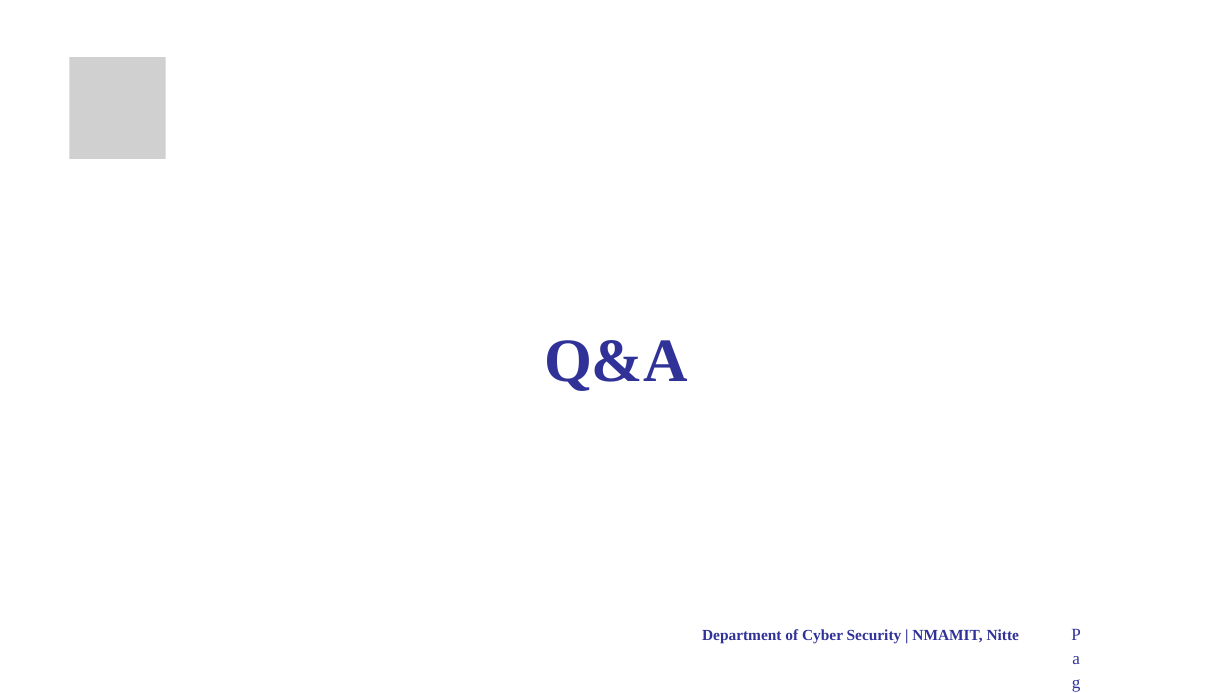
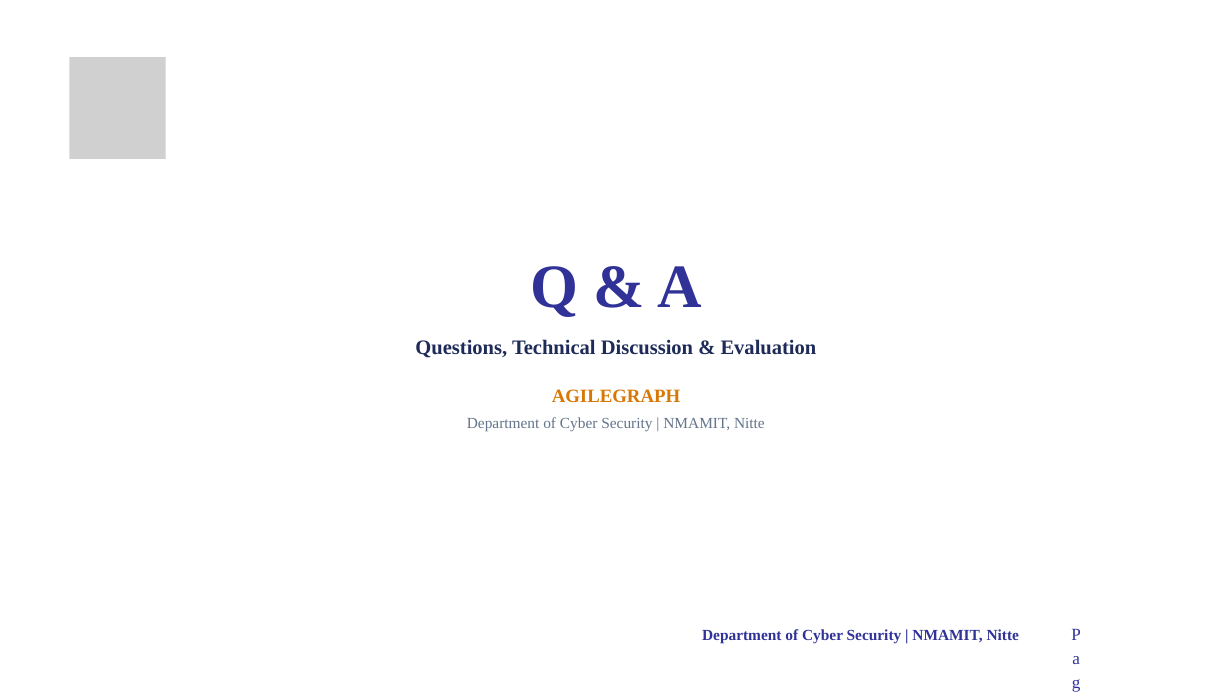
Before and after one commit to spoorthi2615/agilegraph--major-project, a slide deck: slide 21 of docs/AGILEGRAPH_PROJECT_PHASE_2_PRESENTATION_FORMAT_COMPLIANT.pptx. Drawn at 1232x693 pixels with LibreOffice and Linux fonts; fonts in the diff are those of the drawing; grey boxes stand for pictures; background and template pictures are left out. Boxes give left, top, right and bottom in pixels: in the first picture for what was removed or moved away, otherwise in the second. Text is boxed around its words. In the diff, an @@ line names an element or a change of style, - is before the commit and + after.

Commit message:
feat(presentation): convert slides to simple understandable cards matching NMAMIT format

```diff
--- a/docs/AGILEGRAPH_PROJECT_PHASE_2_PRESENTATION_FORMAT_COMPLIANT.pptx
+++ b/docs/AGILEGRAPH_PROJECT_PHASE_2_PRESENTATION_FORMAT_COMPLIANT.pptx
@@ text added at (x1=415, y1=266, x2=817, y2=432), 24 pt, text #1E2B58, bold @@
+Q & A
+Questions, Technical Discussion & Evaluation
+AGILEGRAPH
+Department of Cyber Security | NMAMIT, Nitte
@@ text removed at (x1=544, y1=340, x2=688, y2=391) @@
-Q&A
```
Also in this commit, not shown: 4 other slides changed, 16 slides added, 16 slides removed, 1 other file.
